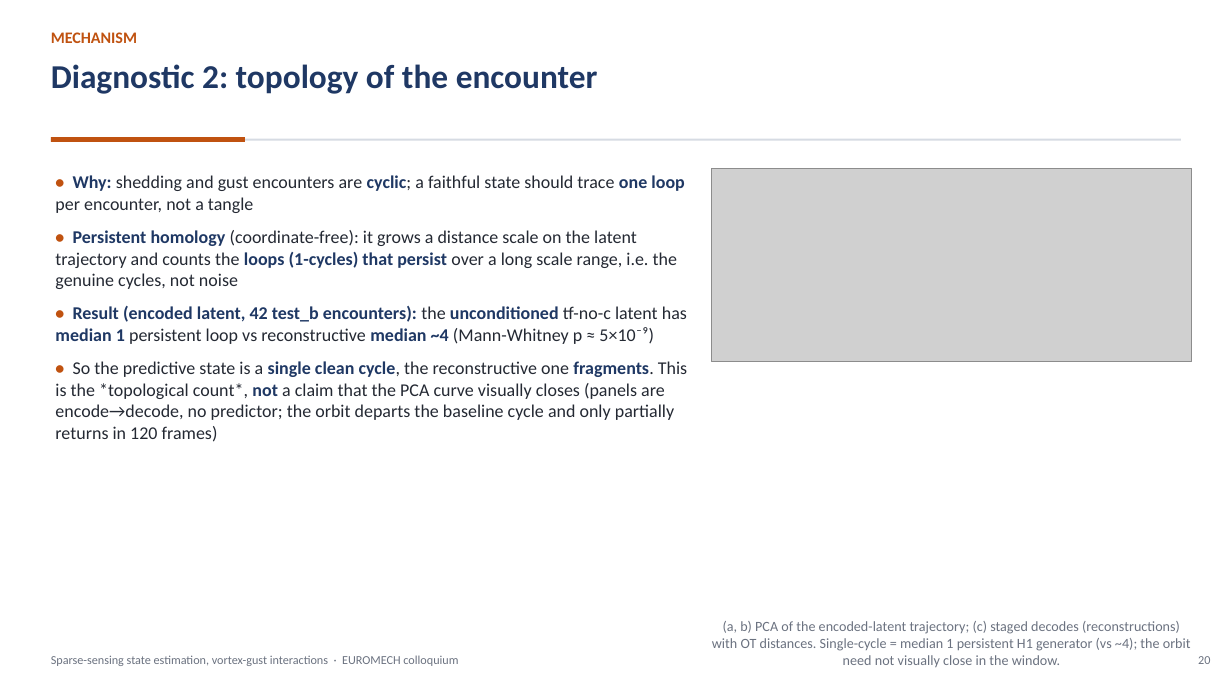
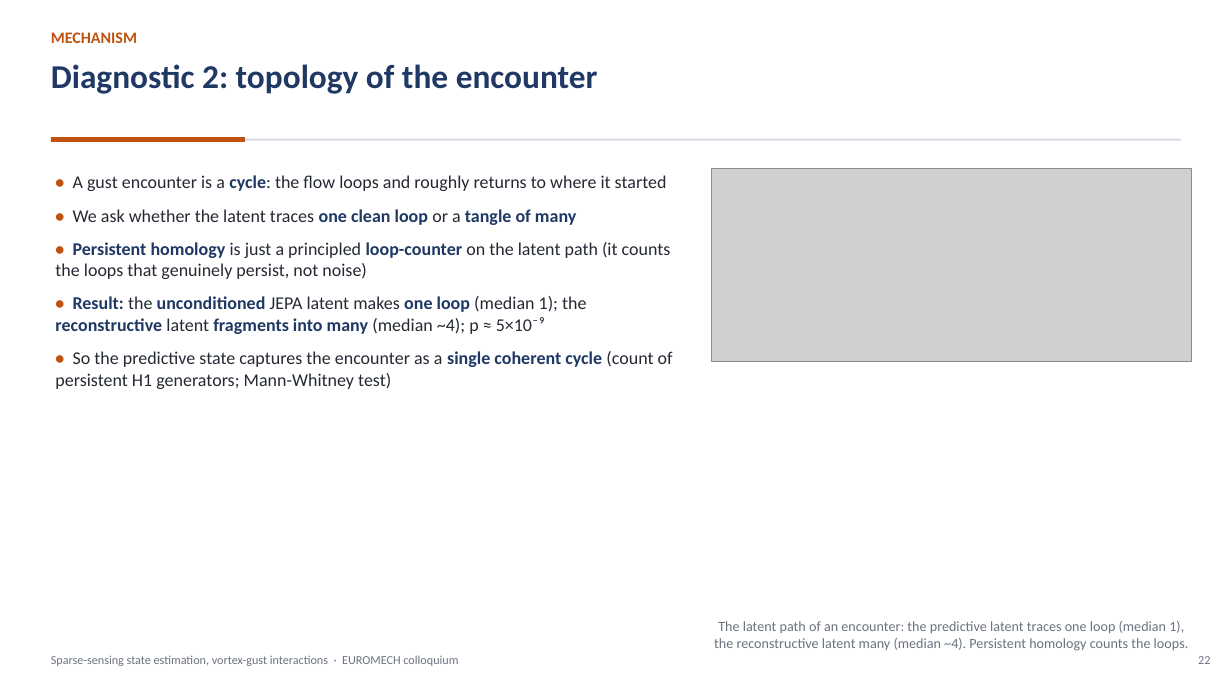
Before and after one commit to sanmi90/GUST-JEPA, a slide deck: slide 22 of paper/talk/euromech_gust_jepa.pptx (slide 20 before the commit). Drawn at 1232x693 pixels with LibreOffice and Linux fonts; fonts in the diff are those of the drawing; grey boxes stand for pictures. Boxes give left, top, right and bottom in pixels: in the first picture for what was removed or moved away, otherwise in the second. Text is boxed around its words. In the diff, an @@ line names an element or a change of style, - is before the commit and + after.

```diff
--- a/paper/talk/euromech_gust_jepa.pptx
+++ b/paper/talk/euromech_gust_jepa.pptx
@@ text at bbox=[55, 175, 673, 389]: text changed @@
-• Why: shedding and gust encounters are cyclic; a faithful state should trace one loop per encounter, not a tangle
-• Persistent homology (coordinate-free): it grows a distance scale on the latent trajectory and counts the loops (1-cycles) that persist over a long scale range, i.e. the genuine cycles, not noise
-• Result (encoded latent, 42 test_b encounters): the unconditioned tf-no-c latent has median 1 persistent loop vs reconstructive median ~4 (Mann-Whitney p ≈ 5×10⁻⁹)
-• So the predictive state is a single clean cycle, the reconstructive one fragments. This is the *topological count*, not a claim that the PCA curve visually closes (panels are encode→decode, no predictor; the orbit departs the baseline cycle and only partially returns in 120 frames)
+• A gust encounter is a cycle: the flow loops and roughly returns to where it started
+• We ask whether the latent traces one clean loop or a tangle of many
+• Persistent homology is just a principled loop-counter on the latent path (it counts the loops that genuinely persist, not noise)
+• Result: the unconditioned JEPA latent makes one loop (median 1); the reconstructive latent fragments into many (median ~4); p ≈ 5×10⁻⁹
+• So the predictive state captures the encounter as a single coherent cycle (count of persistent H1 generators; Mann-Whitney test)
@@ text at bbox=[714, 621, 1189, 651]: text changed @@
-(a, b) PCA of the encoded-latent trajectory; (c) staged decodes (reconstructions) with OT distances. Single-cycle = median 1 persistent H1 generator (vs ~4); the orbit need not visually close in the window.
+The latent path of an encounter: the predictive latent traces one loop (median 1), the reconstructive latent many (median ~4). Persistent homology counts the loops.
@@ text at bbox=[1198, 656, 1210, 664]: text changed @@
-20
+22
```
Also in this commit, not shown: 29 other slides changed, 1 slide added, 12 other files.
